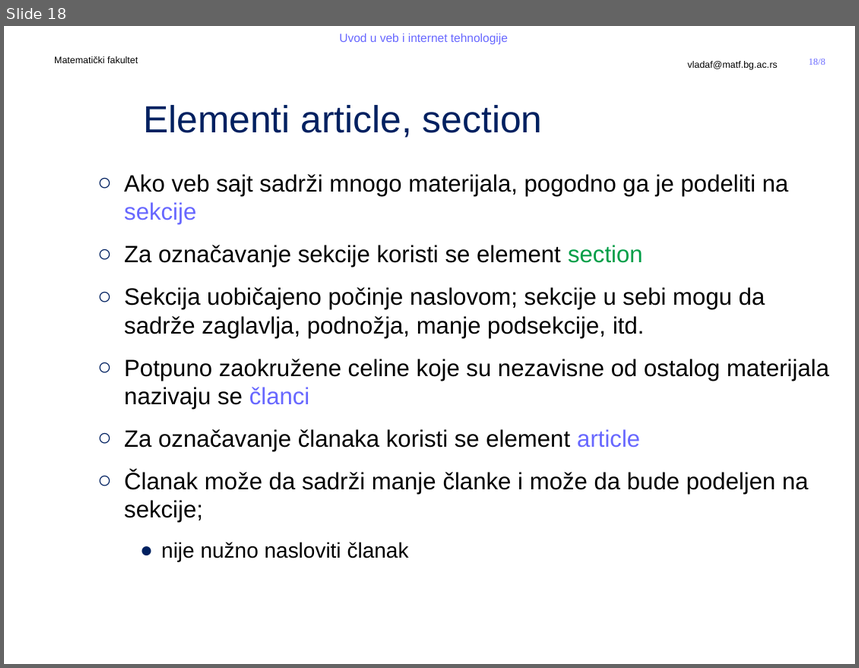
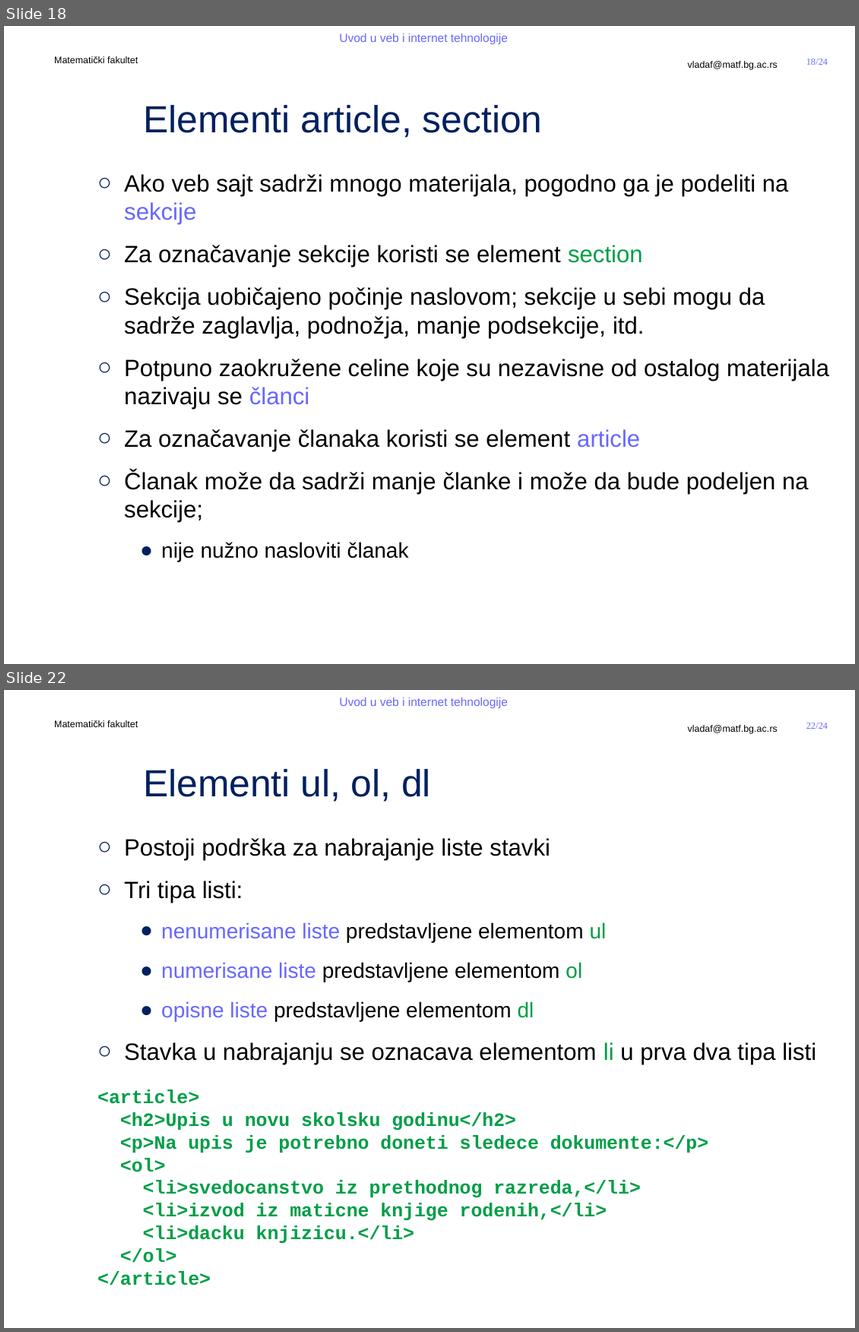
Before and after one commit to MatfUVIT/info, a slide deck: predavanja/prezentacije/UVIT03-01-HTML 5.pptx. Shown one above the other, each under a label of ours: slide 18 before the commit, slides 18 and 22 after it; the slides between them are not shown. The pictures are 859x668 and 859x1332 pixels, drawn with LibreOffice and Linux fonts; fonts in the diff are those of the drawing; background and template pictures are left out. Boxes give left, top, right and bottom in pixels: in the first picture for what was removed or moved away, otherwise in the second. Text is boxed around its words. In the diff, an @@ line names an element or a change of style, - is before the commit and + after.

```diff
--- a/predavanja/prezentacije/UVIT03-01-HTML 5.pptx
+++ b/predavanja/prezentacije/UVIT03-01-HTML 5.pptx
@@ slide 22 added at [4,690,855,1328], background #FFFFFF; not listed: 5 template elements that a slide beside it also shows @@
@@ title added at [143,769,431,802], 32 pt, text #002060 @@
+Elementi ul, ol, dl
@@ text added at [97,838,816,1286], 16 pt, text #009E47 @@
+  ○ Postoji podrška za nabrajanje liste stavki
+  ○ Tri tipa listi:
+    ● nenumerisane liste predstavljene elementom ul
+    ● numerisane liste predstavljene elementom ol
+    ● opisne liste predstavljene elementom dl
+  ○ Stavka u nabrajanju se oznacava elementom li u prva dva tipa listi
+  <article>
+  <h2>Upis u novu skolsku godinu</h2>
+  <p>Na upis je potrebno doneti sledece dokumente:</p>
+  <ol>
+  <li>svedocanstvo iz prethodnog razreda,</li>
+  <li>izvod iz maticne knjige rodenih,</li>
+  <li>dacku knjizicu.</li>
+  </ol>
+  </article>
@@ page number at [807,59,828,65]: text changed @@
-18/8
+18/24
```
Also in this commit, not shown: 2 slides changed, 3 other slides added, 1 slide removed, 2 other files.
